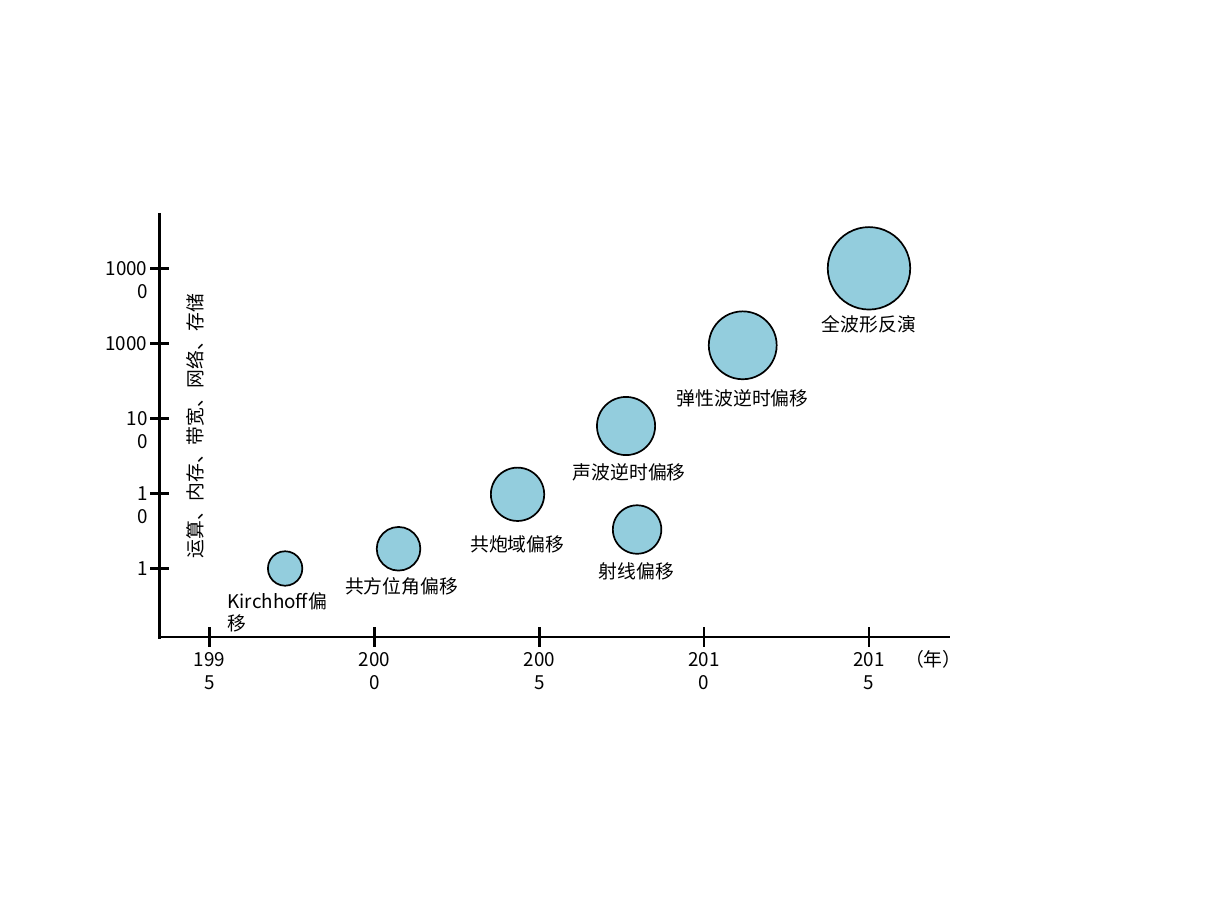
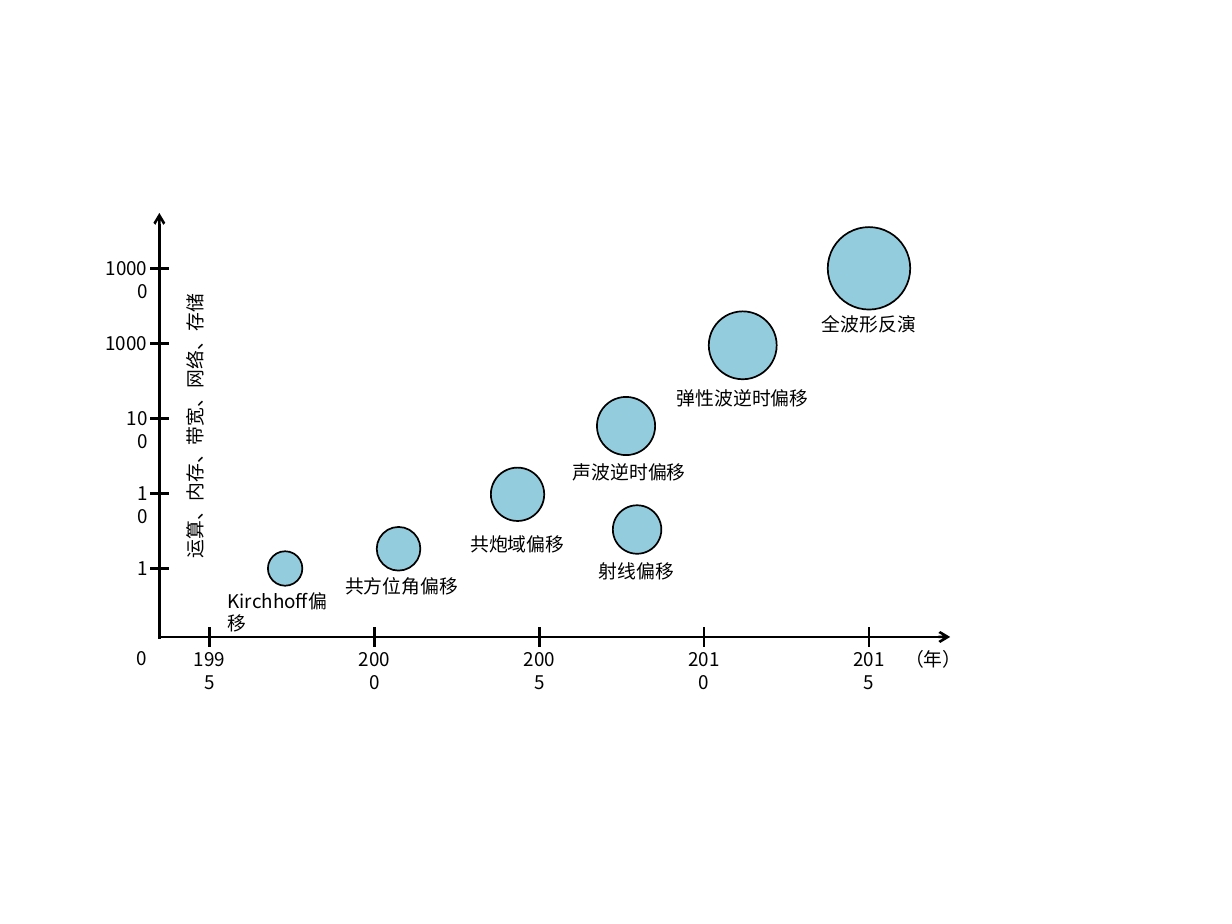
Before and after one commit to conghui/test, a slide deck: slide 1 of figures/地震勘探算法与资源需求.pptx. Drawn at 1232x924 pixels with LibreOffice and Linux fonts; fonts in the diff are those of the drawing. Boxes give left, top, right and bottom in pixels: in the first picture for what was removed or moved away, otherwise in the second. Text is boxed around its words. In the diff, an @@ line names an element or a change of style, - is before the commit and + after.

```diff
--- a/figures/地震勘探算法与资源需求.pptx
+++ b/figures/地震勘探算法与资源需求.pptx
@@ line (159, 213) - (159, 639): line to arrow @@
@@ text added at [137, 651, 147, 666], 11 pt, text #000000 @@
+0
@@ line (159, 637) - (950, 637): line to arrow @@
```
Also in this commit, not shown: 13 other files.
